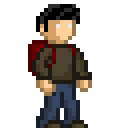
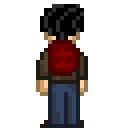
The second 128 × 128 image is a revision of the first. Changes to its layers:
hid "running3" over [28, 4, 92, 128]
added layer "back" above "back_take" over [36, 4, 88, 128]
